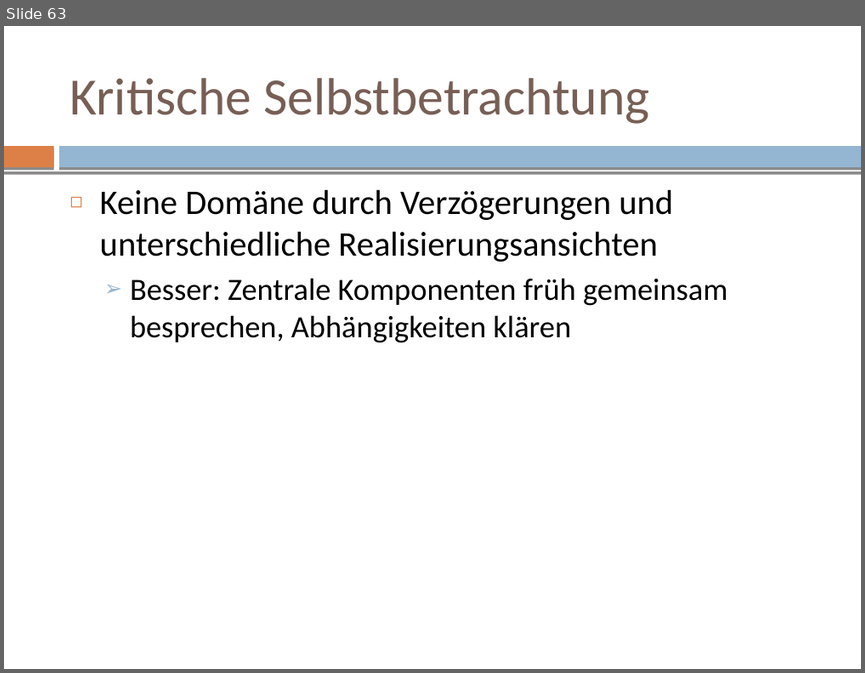
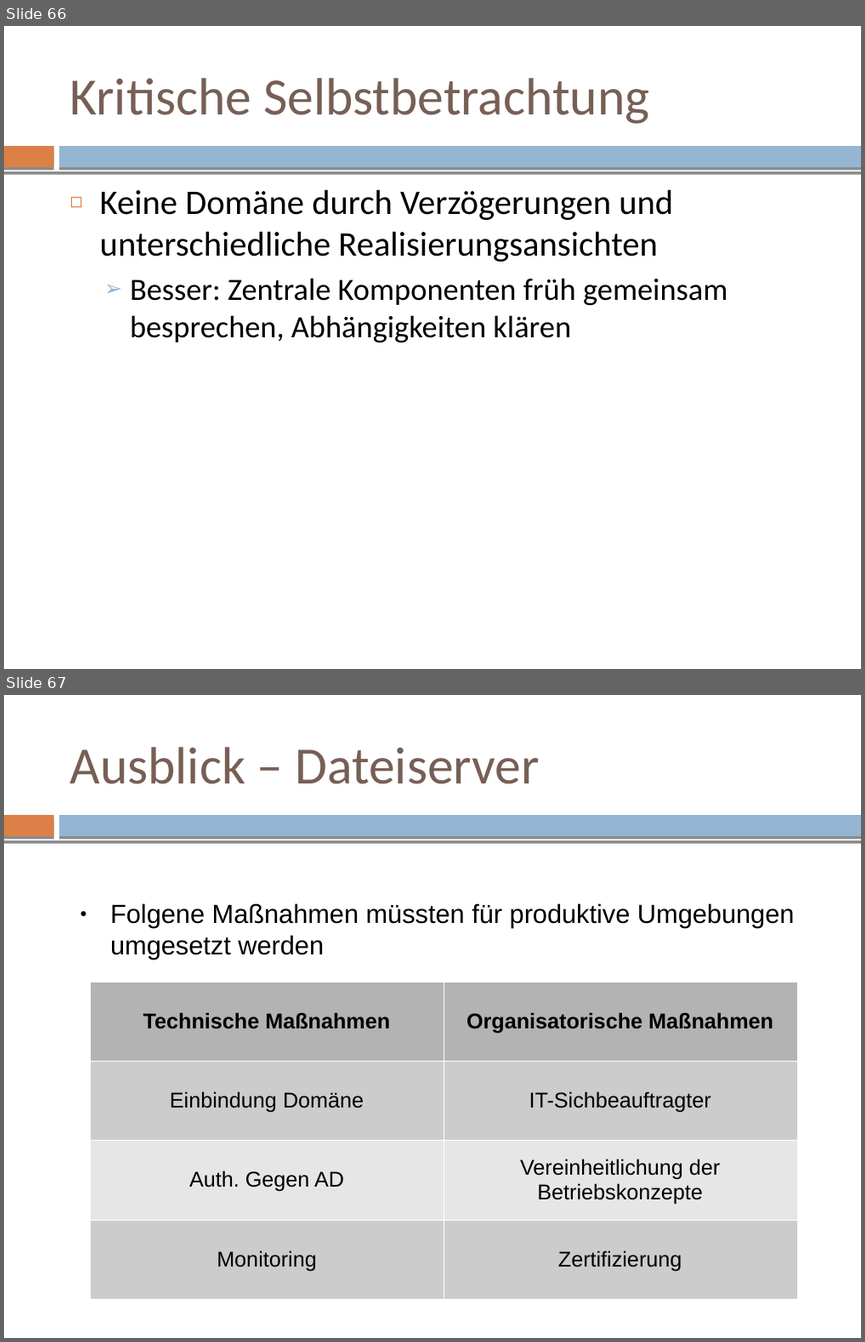
Before and after one commit to mvw/Wilddiebe10, a slide deck: keynote/keynote.odp. Shown one above the other, each under a label of ours: slide 63 before the commit, slides 66 and 67 after it. The pictures are 865x673 and 865x1342 pixels, drawn with LibreOffice and Linux fonts; fonts in the diff are those of the drawing. Boxes give left, top, right and bottom in pixels: in the first picture for what was removed or moved away, otherwise in the second. Text is boxed around its words. In the diff, an @@ line names an element or a change of style, - is before the commit and + after.

```diff
--- a/keynote/keynote.odp
+++ b/keynote/keynote.odp
@@ slide 67 added at (x1=4, y1=695, x2=861, y2=1338), background #FFFFFF; not listed: 3 template elements that a slide beside it also shows @@
@@ title added at (x1=69, y1=747, x2=540, y2=784), 44 pt, text #775F55 @@
+Ausblick – Dateiserver
@@ text added at (x1=110, y1=903, x2=794, y2=959), 22 pt, text #000000 @@
+● Folgene Maßnahmen müssten für produktive Umgebungen umgesetzt werden
@@ table added at (x1=91, y1=981, x2=796, y2=1299), 4 rows, 2 columns @@
+Technische Maßnahmen | Organisatorische Maßnahmen
+Einbindung Domäne | IT-Sichbeauftragter
+Auth. Gegen AD | Vereinheitlichung der Betriebskonzepte
+Monitoring | Zertifizierung
@@ what was slide 63 is now slide 66 @@
```
Also in this commit, not shown: 1 slide changed, 4 other slides added, 3 slides removed, 1 other file.
